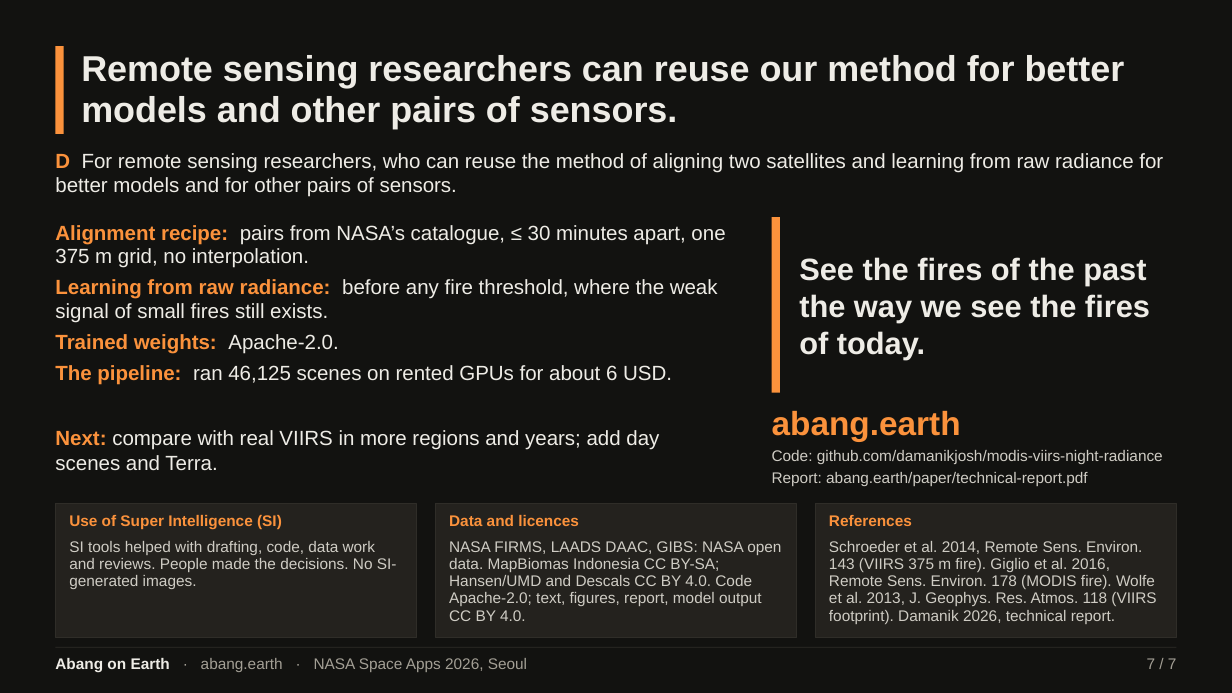
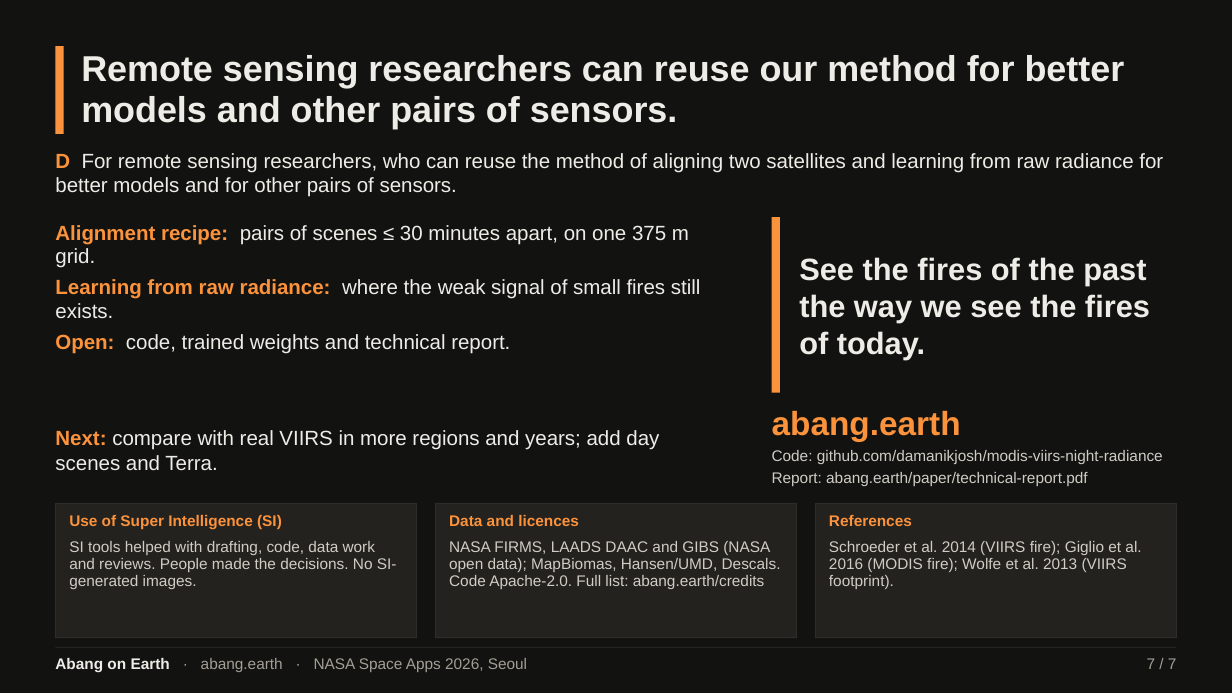
Before and after one commit to damanikjosh/abang_on_earth, a slide deck: slide 7 of public/deck/abang-on-earth-deck.pptx. Drawn at 1232x693 pixels with LibreOffice and Linux fonts; fonts in the diff are those of the drawing. Boxes give left, top, right and bottom in pixels: in the first picture for what was removed or moved away, otherwise in the second. Text is boxed around its words. In the diff, an @@ line names an element or a change of style, - is before the commit and + after.

Commit message:
Deck files: last slide trimmed

```diff
--- a/public/deck/abang-on-earth-deck.pptx
+++ b/public/deck/abang-on-earth-deck.pptx
@@ text at <box>55,225,701,354</box>: text changed @@
-Alignment recipe: pairs from NASA’s catalogue, ≤ 30 minutes apart, one 375 m grid, no interpolation.
-Learning from raw radiance: before any fire threshold, where the weak signal of small fires still exists.
-Trained weights: Apache-2.0.
-The pipeline: ran 46,125 scenes on rented GPUs for about 6 USD.
+Alignment recipe: pairs of scenes ≤ 30 minutes apart, on one 375 m grid.
+Learning from raw radiance: where the weak signal of small fires still exists.
+Open: code, trained weights and technical report.
@@ text at <box>449,541,781,589</box>: text changed @@
-NASA FIRMS, LAADS DAAC, GIBS: NASA open data. MapBiomas Indonesia CC BY-SA; Hansen/UMD and Descals CC BY 4.0. Code Apache-2.0; text, figures, report, model output CC BY 4.0.
+NASA FIRMS, LAADS DAAC and GIBS (NASA open data); MapBiomas, Hansen/UMD, Descals. Code Apache-2.0. Full list: abang.earth/credits
@@ text at <box>829,541,1141,589</box>: text changed @@
-Schroeder et al. 2014, Remote Sens. Environ. 143 (VIIRS 375 m fire). Giglio et al. 2016, Remote Sens. Environ. 178 (MODIS fire). Wolfe et al. 2013, J. Geophys. Res. Atmos. 118 (VIIRS footprint). Damanik 2026, technical report.
+Schroeder et al. 2014 (VIIRS fire); Giglio et al. 2016 (MODIS fire); Wolfe et al. 2013 (VIIRS footprint).
```
Also in this commit, not shown: 1 other file.
